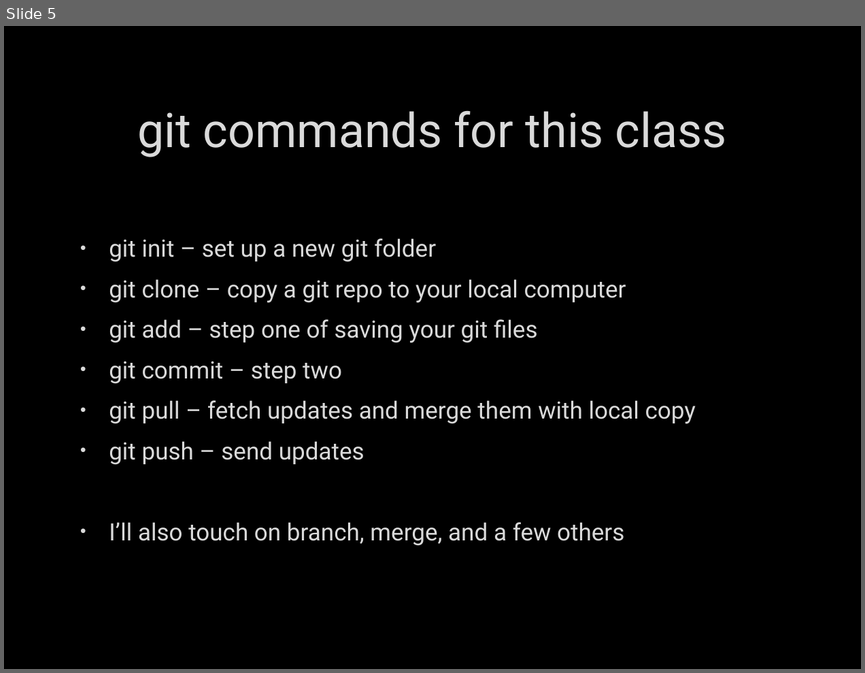
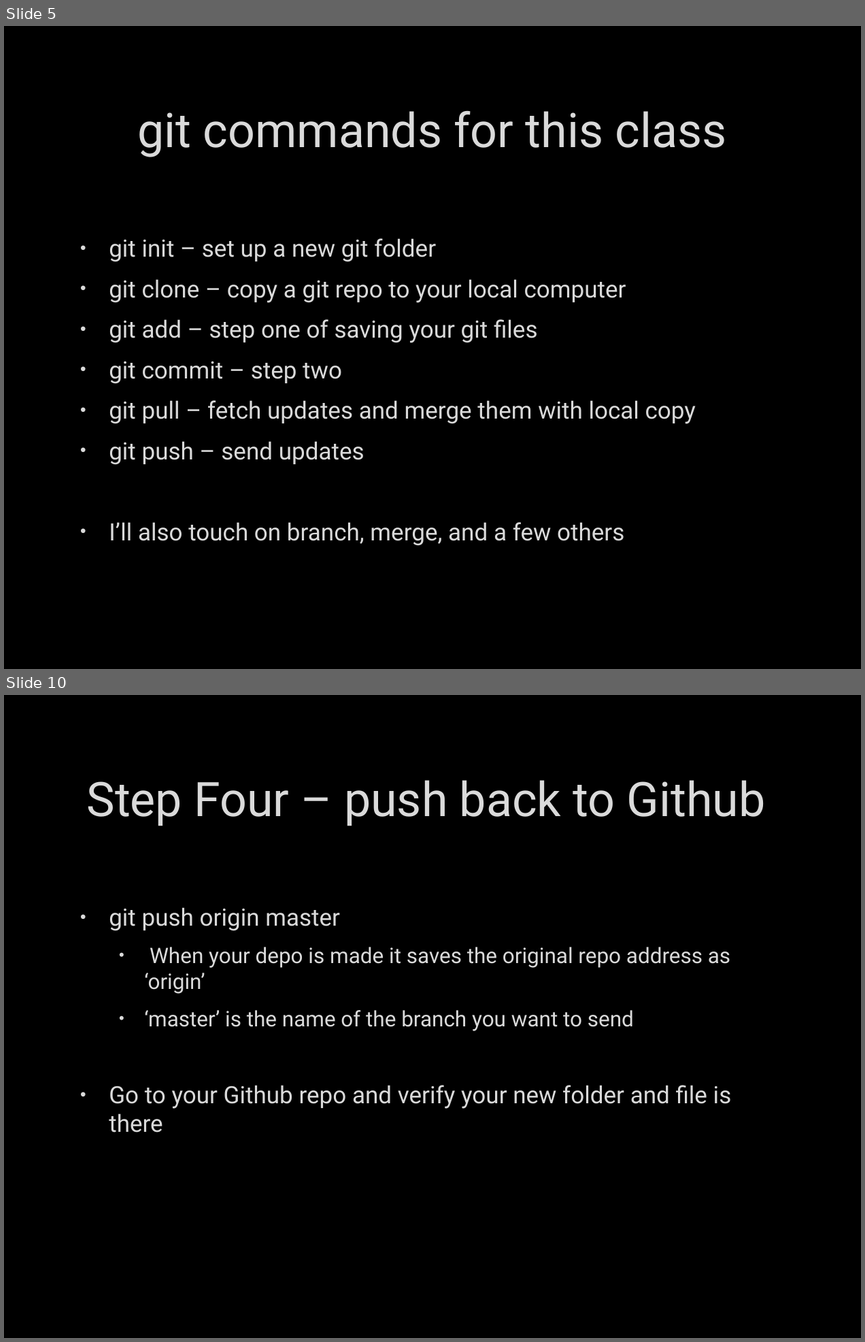
Before and after one commit to fdmast/Pabio536, a slide deck: C1_Introduction/ClassOne.GithubIntro.pptx. Shown one above the other, each under a label of ours: slide 5 before the commit, slides 5 and 10 after it; the slides between them are not shown. The pictures are 865x673 and 865x1342 pixels, drawn with LibreOffice and Linux fonts; fonts in the diff are those of the drawing; background and template pictures are left out. Boxes give left, top, right and bottom in pixels: in the first picture for what was removed or moved away, otherwise in the second. Text is boxed around its words. In the diff, an @@ line names an element or a change of style, - is before the commit and + after.

```diff
--- a/C1_Introduction/ClassOne.GithubIntro.pptx
+++ b/C1_Introduction/ClassOne.GithubIntro.pptx
@@ slide 10 added at bbox=[4, 695, 861, 1338], background picture (left out) @@
@@ title added at bbox=[87, 780, 766, 826], 40 pt, text #DADADA @@
+Step Four – push back to Github
@@ text added at bbox=[109, 907, 732, 1132], 18 pt, text #DADADA @@
+• git push origin master
+  • When your depo is made it saves the original repo address as ‘origin’
+  • ‘master’ is the name of the branch you want to send
+• Go to your Github repo and verify your new folder and file is there
```
Also in this commit, not shown: 1 slide changed, 8 other slides added, 7 other files.
